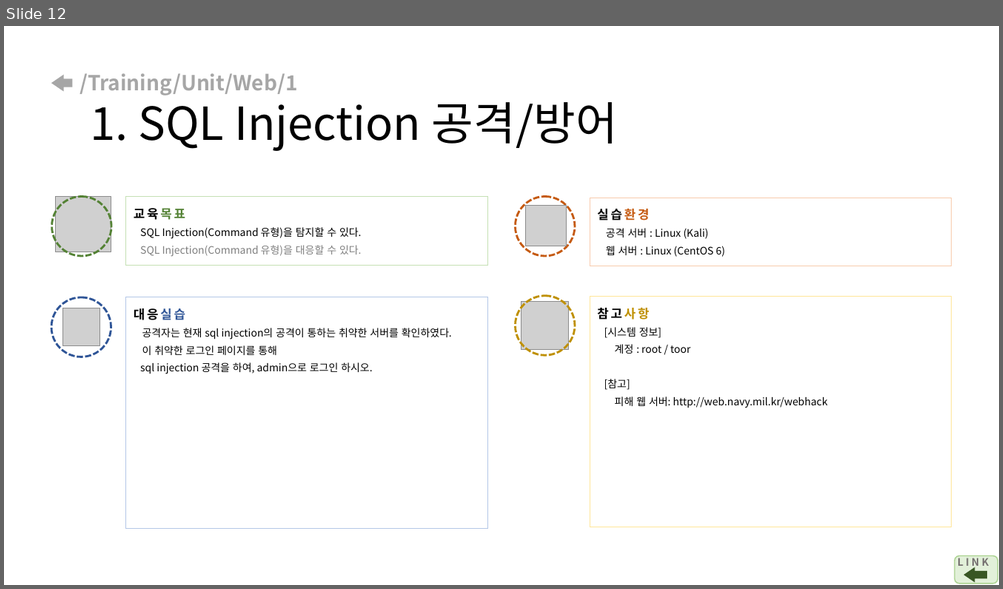
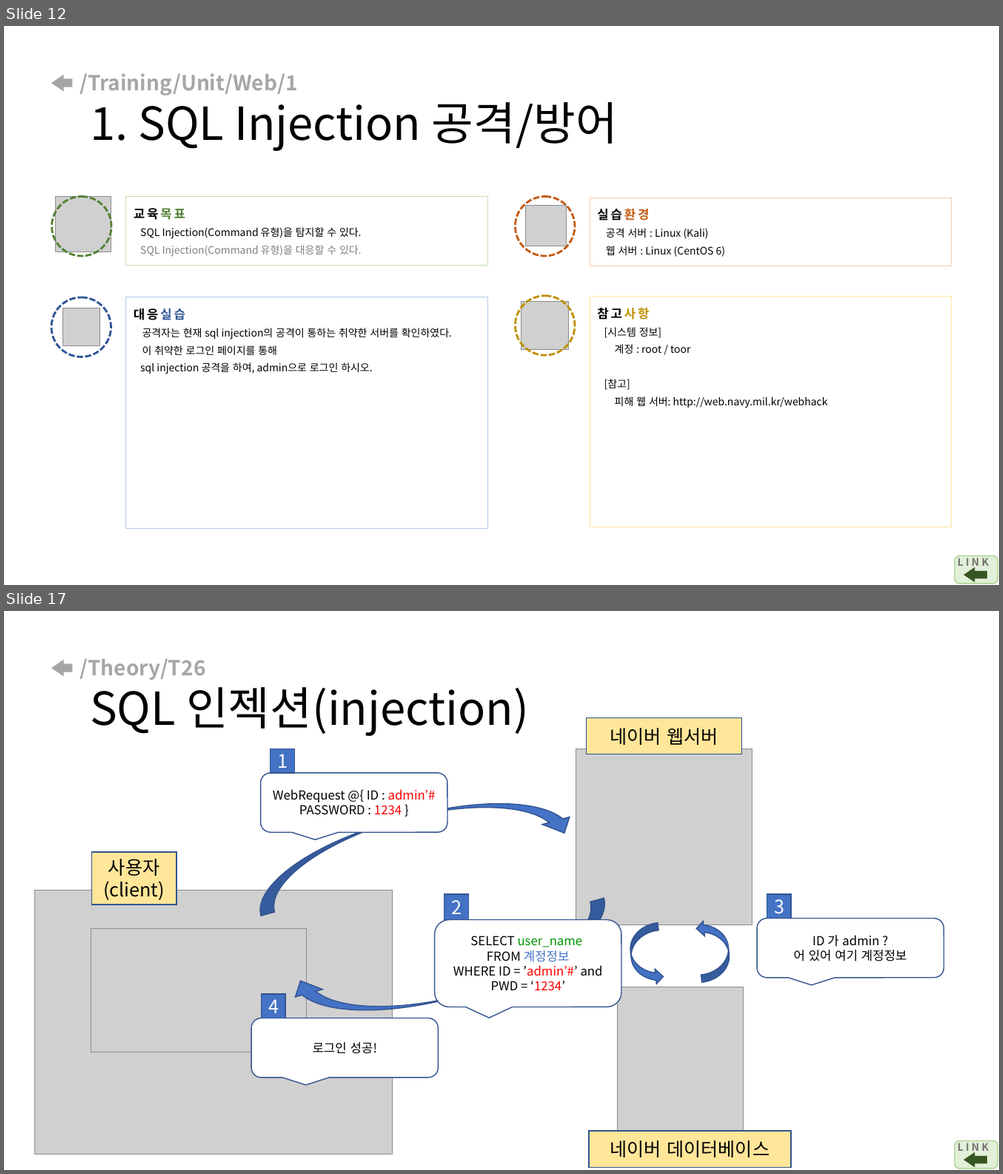
Before and after one commit to arizona95/CyberTraining, a slide deck: Lecture/student_before_class_ppt/국방사이버보안_수업전_5강.pptx. Shown one above the other, each under a label of ours: slide 12 before the commit, slides 12 and 17 after it; the slides between them are not shown. The pictures are 1003x589 and 1003x1174 pixels, drawn with LibreOffice and Linux fonts; fonts in the diff are those of the drawing; grey boxes stand for pictures. Boxes give left, top, right and bottom in pixels: in the first picture for what was removed or moved away, otherwise in the second. Text is boxed around its words. In the diff, an @@ line names an element or a change of style, - is before the commit and + after.

```diff
--- a/Lecture/student_before_class_ppt/국방사이버보안_수업전_5강.pptx
+++ b/Lecture/student_before_class_ppt/국방사이버보안_수업전_5강.pptx
@@ slide 17 added at bbox=[4, 611, 999, 1170], background #FFFFFF @@
@@ right arrow added at bbox=[51, 660, 72, 677], fill #A6A6A6 @@
@@ title added at bbox=[79, 658, 529, 736], 44 pt, text #000000 @@
+/Theory/T26
+SQL 인젝션(injection)
@@ rectangle added at bbox=[586, 718, 742, 755], fill #FFE699, outline #325491 1 pt, 18 pt, text #000000 @@
+네이버 웹서버
@@ rectangle added at bbox=[270, 749, 295, 773], fill #4472C4, outline #325491 1 pt, 18 pt, text #FFFFFF @@
+1
@@ picture added at bbox=[575, 749, 752, 925] @@
@@ curved right arrow added at bbox=[246, 775, 578, 917], fill #4472C4, outline #325491 1 pt @@
@@ rounded speech box added at bbox=[261, 773, 447, 832], fill #FFFFFF, outline #325491 1 pt, 12 pt, text #000000 @@
+WebRequest @{ ID : admin’#
+PASSWORD : 1234 }
@@ rectangle added at bbox=[91, 852, 176, 904], fill #FFE699, outline #325491 1 pt, 18 pt, text #000000 @@
+사용자
+(client)
@@ picture added at bbox=[34, 891, 392, 1155] @@
@@ curved right arrow added at bbox=[286, 898, 619, 1039], fill #4472C4, outline #325491 1 pt @@
@@ rectangle added at bbox=[444, 894, 469, 920], fill #4472C4, outline #325491 1 pt, 18 pt, text #FFFFFF @@
+2
@@ rectangle added at bbox=[766, 894, 791, 918], fill #4472C4, outline #325491 1 pt, 18 pt, text #FFFFFF @@
+3
@@ rounded speech box added at bbox=[435, 920, 621, 1007], fill #FFFFFF, outline #325491 1 pt, 12 pt, text #000000 @@
+SELECT user_name
+FROM 계정정보
+WHERE ID = ’admin’#’ and PWD = ‘1234’
@@ curved right arrow added at bbox=[696, 919, 731, 982], fill #4472C4, outline #325491 1 pt @@
@@ rounded speech box added at bbox=[757, 918, 943, 978], fill #FFFFFF, outline #325491 1 pt, 12 pt, text #000000 @@
+ID 가 admin ?
+어 있어 여기 계정정보
@@ picture added at bbox=[91, 930, 306, 1053] @@
@@ curved right arrow added at bbox=[628, 923, 663, 987], fill #4472C4, outline #325491 1 pt @@
@@ picture added at bbox=[617, 988, 743, 1139] @@
@@ rectangle added at bbox=[261, 994, 285, 1019], fill #4472C4, outline #325491 1 pt, 18 pt, text #FFFFFF @@
+4
@@ rounded speech box added at bbox=[251, 1019, 438, 1078], fill #FFFFFF, outline #325491 1 pt, 12 pt, text #000000 @@
+로그인 성공!
@@ rectangle added at bbox=[589, 1132, 791, 1168], fill #FFE699, outline #325491 1 pt, 18 pt, text #000000 @@
+네이버 데이터베이스
@@ rounded rectangle added at bbox=[955, 1142, 998, 1169], fill #E2F0D9, outline #A9D18E 1 pt @@
@@ text added at bbox=[957, 1142, 989, 1155], 10 pt, text #767171, bold @@
+L I N K
@@ right arrow added at bbox=[964, 1153, 987, 1167], fill #385723 @@
```
Also in this commit, not shown: 10 other slides added, 2 other files.
